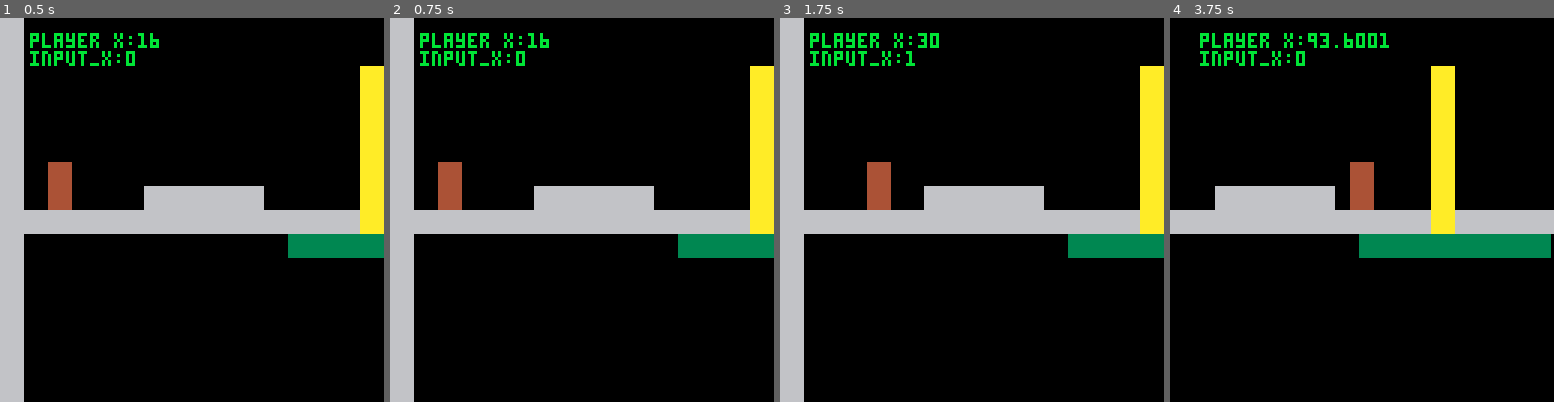
Above: before the commit, frames 1-4 (left to right).
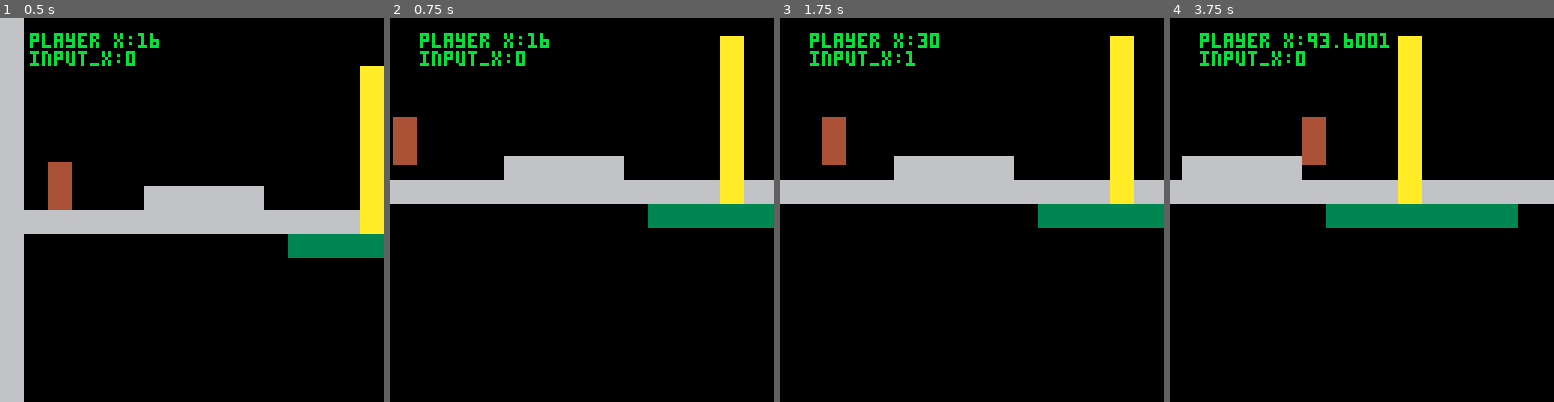
Above: after the commit, the same moments.

Repository: DiegoArmando/gbgj-08-22
Game: PICO-8 cartridge gbgj_8_22.p8
Two runs of this game, one before a commit and one after it. Both use one fixed random seed, a clock stepped at 60 frames per second and the inputs below.
Inputs:
- Up to frame 1 (0.5 s): tap X (X key) at 0.33 s
- Up to frame 2 (0.75 s): tap O (Z key) at 0.7 s
- Up to frame 3 (1.75 s): tap X (X key) at 1.07 s; hold Right from 1.6 s (still down); tap O (Z key) at 1.7 s
- Up to frame 4 (3.75 s): tap X (X key) at 1.85, 2.97 s; release Right at 2.1 s; tap O (Z key) every 0.4 s from 2.1 to 3.7 s; hold Up 2.15-2.42 s; hold Right 2.47-3.03 s; hold Left 3.08-3.58 s; hold Down from 3.63 s (still down)

Frame 1 is identical in both runs. In frame 2, 25% of the frame differs, in the area x 0-100%, y 0-100%; in frame 3, 26%; in frame 4, 23%.

Commit message:
Made the camera function have better variable names Also an example of zhwooping the camera to a location

Diff:
--- a/gbgj_8_22.p8
+++ b/gbgj_8_22.p8
@@ -8,6 +8,9 @@
 player.x = 16
 player.speed_x = 0
 player.y = 104
+
+cam_x = 0
+cam_y = 0
 
 current_room_id = 0
 
@@ -107,7 +110,7 @@
     map(0, 0, 0, 0, 128, 64)
 
 	--Set camera position
-	cam_x,cam_y = get_camera(0,128,0,128)
+	if btn(🅾️) then cam_x,cam_y = approach(cam_x,100,5),approach(cam_y,228,5) else cam_x,cam_y = get_camera(0,128,0,128) end
 
     camera(cam_x,cam_y)
 
@@ -120,8 +123,8 @@
 	return x < target and min(x + max_delta, target) or max(x - max_delta, target)
 end
 
-function get_camera(min_x, max_x, min_y, max_y)
-	return min(max(min_x,player.x-60),max_x), min(max(min_x,player.y-48),max_x)
+function get_camera(left, right, top, bottom, x, y)
+	return min(max(left,player.x-60),right), min(max(top,player.y-48),bottom)
 end
 __gfx__
 0000000066666666aaaaaaaa33333333333333333333333333333333333333333333333333333333333333333333333333333333333333333333333333333333
